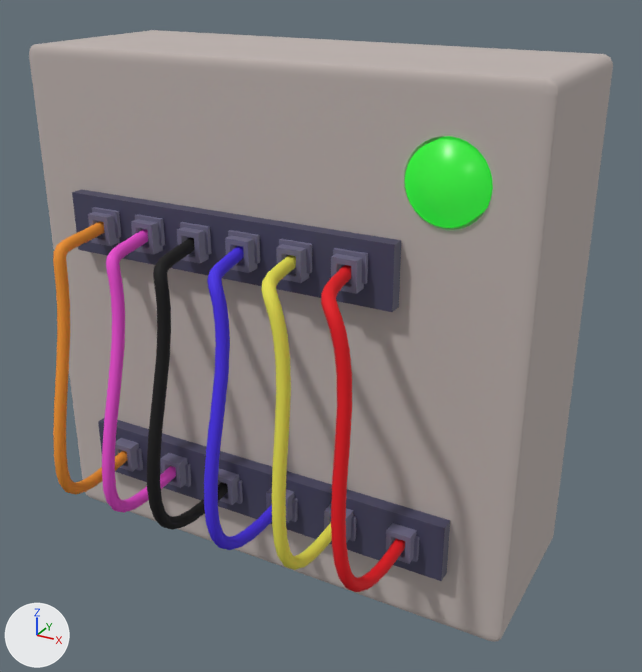
The glTF model public/simple-wires.glb, before and after one commit.
The view is the same before and after, from a 50 mm lens placed at (0.145, -0.253, 0.118), pointed at (0.014, -0.016, -0.001). Arrows for +X, +Y and +Z are at lower left; the lights stay in place. Where no turn or scale is listed for an object, it has been applied to the vertices.

Objects in the first picture: 'BigStrip', 'Light.002', 'Plug1.002', 'Plug2.002', 'SmallStrip', 'Wire1', 'Wire2', 'Wire3', 'Wire4', 'Wire5', 'Wire6', 'WiresModule.001'.
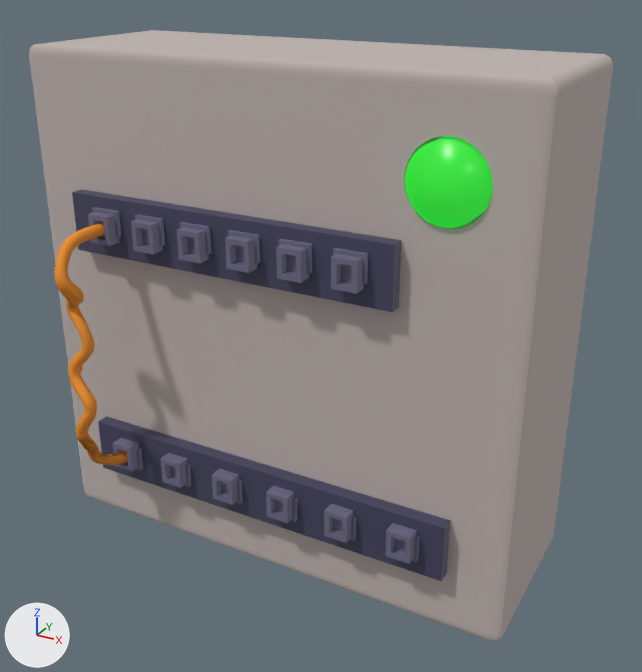
Commit message: feat: allow for cutting 1 wire

Changed parts and their boxes (x1, y1, x2, y2) in the pictures (642 x 672 px):
'Wire1', deleted
    before: (321, 265, 405, 592)
'Wire2', deleted
    before: (261, 255, 332, 570)
'Wire3', deleted
    before: (204, 246, 272, 550)
'Wire5', deleted
    before: (147, 237, 228, 530)
'Wire4', deleted
    before: (102, 229, 176, 513)
'Wire6', deleted (orange)
    before: (53, 221, 128, 495)
'Wire6.Normal', added (orange)
    after: (55, 222, 122, 465)
'Wire6.Curve.Cut', added
    after: (54, 222, 128, 465)

The change, as a diff of the scene's bpy script:
```diff
--- a/public/simple-wires.glb.py
+++ b/public/simple-wires.glb.py
@@ me_béziercurve_003 @@
+me_béziercurve_003.from_pydata(...)  # 1308 vertices, 2612 faces; spans x -0.0071..0.0061, y -0.0114..0.012, z -0.0461..0.0455
+me_béziercurve_003.materials.append(mat_orangewire)  # orange #ee9229
@@ me_béziercurve_005 @@
+me_béziercurve_005.from_pydata(...)  # 1164 vertices, 2320 faces; spans x -0.0072..0.0051, y -0.0114..0.012, z -0.0461..0.0454
+me_béziercurve_005.materials.append(mat_orangewire)  # orange #ee9229
@@ ob_wire1 @@
-ob_wire1 = bpy.data.objects.new('Wire1', me_béziercurve_023)
-ob_wire1.parent = ob_wiresmodule_001
-ob_wire1.location = (0.04, -0.0367, -0.00759)
-ob_wire1.rotation_euler = (0.0, 1.328, 0.0)  # degrees (0, 76, 0)
-ob_wire1.scale = (-0.0495, -0.0495, -0.0495)
@@ ob_wire2 @@
-ob_wire2 = bpy.data.objects.new('Wire2', me_béziercurve_022)
-ob_wire2.parent = ob_wiresmodule_001
-ob_wire2.location = (0.0225, -0.0367, -0.00759)
-ob_wire2.rotation_euler = (0.0, 1.328, 0.0)  # degrees (0, 76, 0)
-ob_wire2.scale = (-0.0495, -0.0495, -0.0495)
@@ ob_wire3 @@
-ob_wire3 = bpy.data.objects.new('Wire3', me_béziercurve_021)
-ob_wire3.parent = ob_wiresmodule_001
-ob_wire3.location = (0.0055, -0.0367, -0.00759)
-ob_wire3.rotation_euler = (0.0, 1.328, 0.0)  # degrees (0, 76, 0)
-ob_wire3.scale = (-0.0495, -0.0495, -0.0495)
@@ ob_wire4 @@
-ob_wire4 = bpy.data.objects.new('Wire4', me_béziercurve_019)
-ob_wire4.parent = ob_wiresmodule_001
-ob_wire4.location = (-0.0336, -0.0367, -0.00759)
-ob_wire4.rotation_euler = (0.0, 1.328, 0.0)  # degrees (0, 76, 0)
-ob_wire4.scale = (-0.0495, -0.0495, -0.0495)
@@ ob_wire5 @@
-ob_wire5 = bpy.data.objects.new('Wire5', me_béziercurve_020)
-ob_wire5.parent = ob_wiresmodule_001
-ob_wire5.location = (-0.016, -0.0367, -0.00759)
-ob_wire5.rotation_euler = (0.0, 1.328, 0.0)  # degrees (0, 76, 0)
-ob_wire5.scale = (-0.0495, -0.0495, -0.0495)
@@ ob_wire6 @@
-ob_wire6 = bpy.data.objects.new('Wire6', me_béziercurve_018)
-ob_wire6.parent = ob_wiresmodule_001
-ob_wire6.location = (-0.053, -0.0367, -0.00759)
-ob_wire6.rotation_euler = (0.0, 1.328, 0.0)  # degrees (0, 76, 0)
-ob_wire6.scale = (-0.0495, -0.0495, -0.0495)
@@ ob_wire6_normal @@
+ob_wire6_normal = bpy.data.objects.new('Wire6.Normal', me_béziercurve_003)
+ob_wire6_normal.location = (-0.0583, -0.0495, -0.0115)
@@ ob_wire6_curve_cut @@
+ob_wire6_curve_cut = bpy.data.objects.new('Wire6.Curve.Cut', me_béziercurve_005)
+ob_wire6_curve_cut.location = (-0.0583, -0.0495, -0.0115)
```
